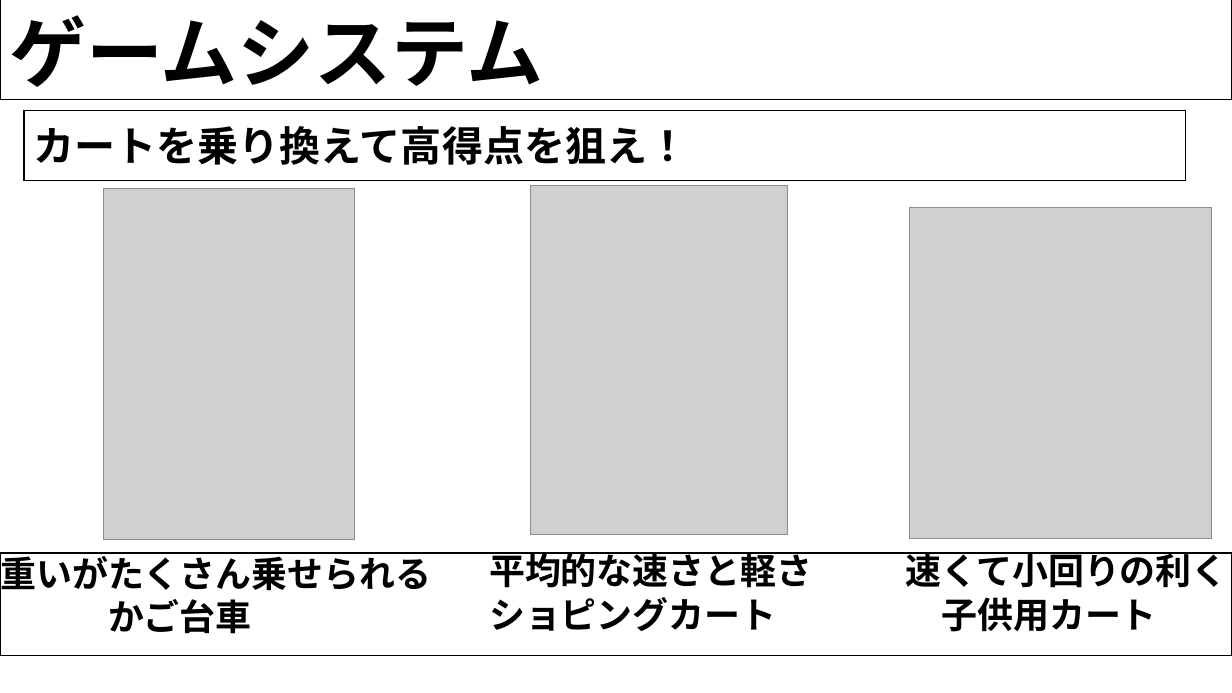
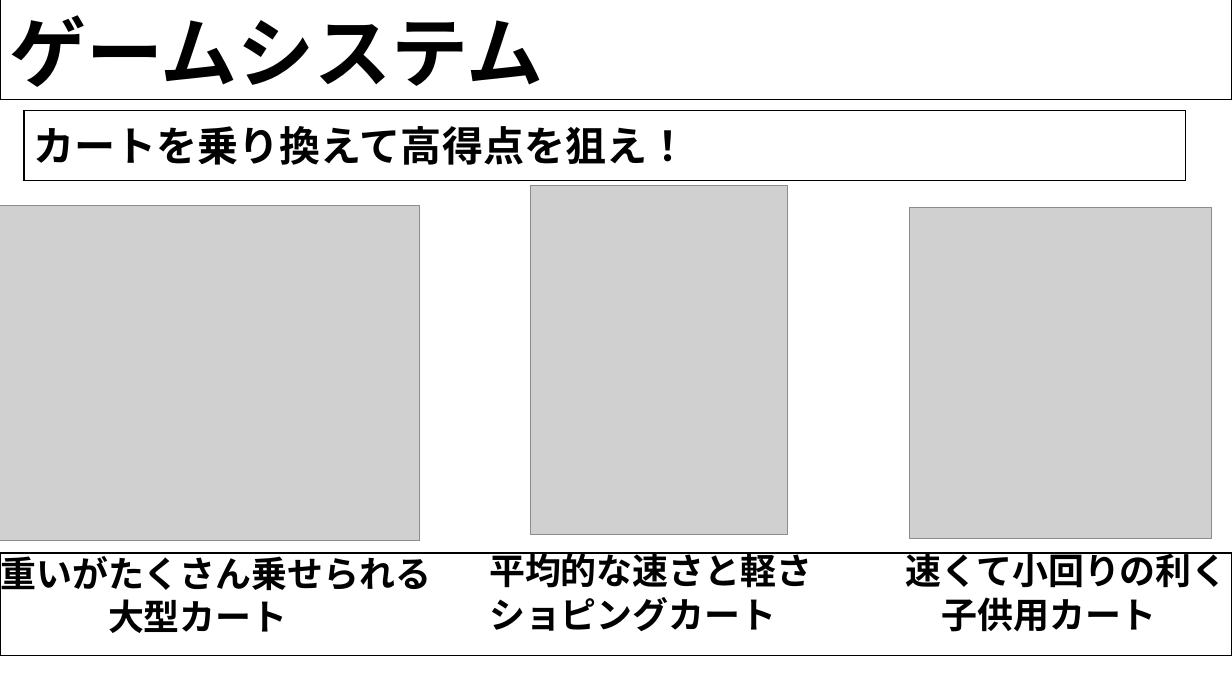
Before and after one commit to H29LatterPeriodTeam07/team07, a slide deck: slide 11 of 後期企画書/ショッピングカート.pptx (slide 9 before the commit). Drawn at 1232x693 pixels with LibreOffice and Linux fonts; fonts in the diff are those of the drawing; grey boxes stand for pictures; background and template pictures are left out. Boxes give left, top, right and bottom in pixels: in the first picture for what was removed or moved away, otherwise in the second. Text is boxed around its words. In the diff, an @@ line names an element or a change of style, - is before the commit and + after.

```diff
--- a/後期企画書/ショッピングカート.pptx
+++ b/後期企画書/ショッピングカート.pptx
@@ picture: place and size @@
-picture at [104, 189, 355, 540]
+picture at [0, 205, 421, 540]
@@ text at [108, 599, 287, 633]: text changed @@
-かご台車
+大型カート
```
Also in this commit, not shown: 6 other slides changed, 8 slides added, 3 slides removed.
